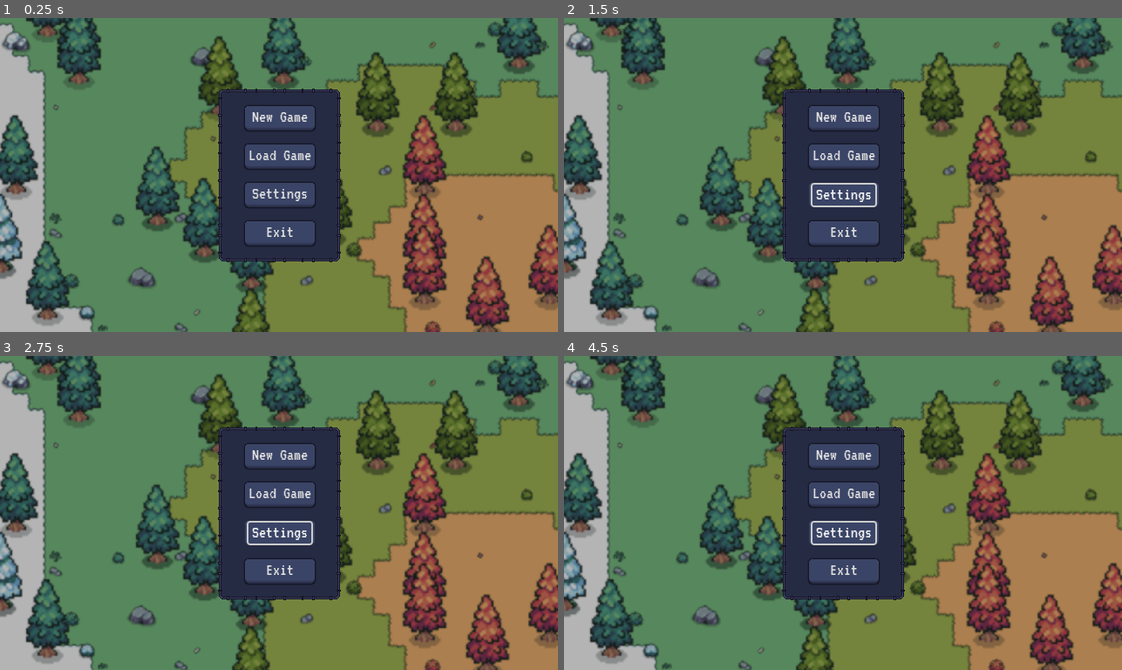
Above: before the commit, frames 1-4 (two rows, left to right).
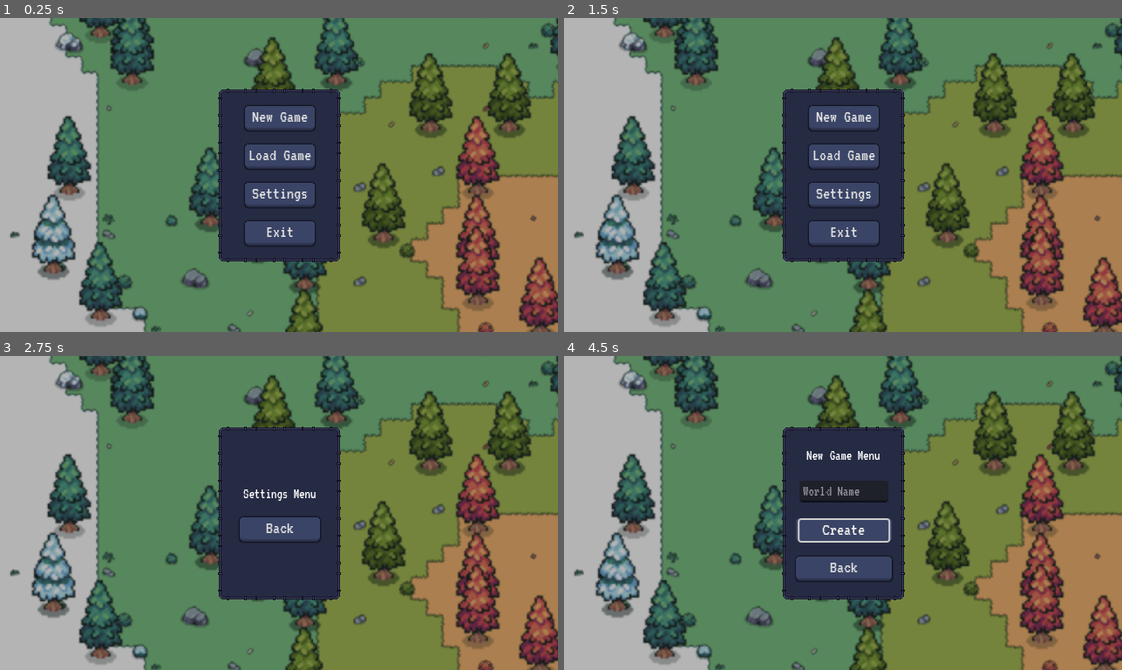
Above: after the commit, the same moments.

Repository: Malekitos/escape-protocol
Game: Godot game, scene res://Scenes/Menu_Scenes/menu.tscn
The game is run twice, just before and just after one commit, with the same random seed, the same clock (stepped at 60 frames per second) and the same inputs. Before the commit the project starts from res://Scenes/menu.tscn.
Inputs (mouse positions are in pixels of both pictures, inside the frame that each line leads up to):
- Up to frame 1 (0.25 s): no input
- Up to frame 2 (1.5 s): click "Load Game" at 0.5 s; click (843, 190) at 1.25 s, where only the run after the commit has a clickable "Back"
- Up to frame 3 (2.75 s): click "Settings" at 2 s
- Up to frame 4 (4.5 s): click (843, 528) at 2.75 s, where only the run after the commit has a clickable "Back"; click "New Game" at 3.5 s; click (843, 528) at 4.25 s, where only the run after the commit has a clickable "Create"

The runs differ from the first frame. In frame 1, 48% of the frame differs, in the area x 0-100%, y 0-100%; in frame 2, 49%; in frame 3, 52%; in frame 4, 52%.

Commit message:
Menu update

Diff:
--- a/Scenes/menu.tscn
+++ b/Scenes/Menu_Scenes/load_game.tscn
@@ -1,22 +1,23 @@
-[gd_scene load_steps=7 format=3 uid="uid://cknrdqeb7yg87"]
+[gd_scene load_steps=8 format=3 uid="uid://ddwo8jqlws8ga"]
 
-[ext_resource type="StyleBox" uid="uid://c84c3q25b2vo3" path="res://Themes/hover_button.tres" id="1_cayip"]
-[ext_resource type="Texture2D" uid="uid://b47wkg5ccxbtd" path="res://Assets/gui/GUI.png" id="1_lti8b"]
-[ext_resource type="StyleBox" uid="uid://blmm4ii14xlj" path="res://Themes/normal_button.tres" id="1_xhh6f"]
-[ext_resource type="Texture2D" uid="uid://crtr0l7r46qhp" path="res://Assets/game_menu_background.png" id="4_158mb"]
+[ext_resource type="StyleBox" uid="uid://c84c3q25b2vo3" path="res://Themes/hover_button.tres" id="1_wukkn"]
+[ext_resource type="StyleBox" uid="uid://blmm4ii14xlj" path="res://Themes/normal_button.tres" id="2_jxxqi"]
+[ext_resource type="Script" uid="uid://cufmprlaubn0u" path="res://Scripts/Menu/load_game.gd" id="3_jxxqi"]
+[ext_resource type="Texture2D" uid="uid://b47wkg5ccxbtd" path="res://Assets/gui/GUI.png" id="3_xvqev"]
+[ext_resource type="Texture2D" uid="uid://crtr0l7r46qhp" path="res://Assets/game_menu_background.png" id="4_rwqaf"]
 
 [sub_resource type="Theme" id="Theme_1rerr"]
 Button/font_sizes/font_size = 20
 Button/styles/focus = null
-Button/styles/hover = ExtResource("1_cayip")
-Button/styles/normal = ExtResource("1_xhh6f")
+Button/styles/hover = ExtResource("1_wukkn")
+Button/styles/normal = ExtResource("2_jxxqi")
 Button/styles/pressed = null
 
 [sub_resource type="AtlasTexture" id="AtlasTexture_1rerr"]
-atlas = ExtResource("1_lti8b")
+atlas = ExtResource("3_xvqev")
 region = Rect2(2, 34, 44, 44)
 
-[node name="menu" type="Control"]
+[node name="Load_game" type="Control"]
 layout_mode = 3
 anchors_preset = 15
 anchor_right = 1.0
@@ -24,6 +25,7 @@
 grow_horizontal = 2
 grow_vertical = 2
 theme = SubResource("Theme_1rerr")
+script = ExtResource("3_jxxqi")
 
 [node name="NinePatchRect" type="NinePatchRect" parent="."]
 layout_mode = 1
@@ -62,21 +64,14 @@
 theme_override_constants/separation = 20
 alignment = 1
 
-[node name="New Game" type="Button" parent="NinePatchRect/VBoxContainer"]
+[node name="Label" type="Label" parent="NinePatchRect/VBoxContainer"]
 layout_mode = 2
-text = "New Game"
+text = "Load Game Menu"
+horizontal_alignment = 1
 
-[node name="Load Game" type="Button" parent="NinePatchRect/VBoxContainer"]
+[node name="Back" type="Button" parent="NinePatchRect/VBoxContainer"]
 layout_mode = 2
-text = "Load Game"
-
-[node name="Settings" type="Button" parent="NinePatchRect/VBoxContainer"]
-layout_mode = 2
-text = "Settings"
-
-[node name="Exit" type="Button" parent="NinePatchRect/VBoxContainer"]
-layout_mode = 2
-text = "Exit
+text = "Back
 "
 
 [node name="TextureRect" type="TextureRect" parent="."]
@@ -89,12 +84,14 @@
 anchor_top = 0.5
 anchor_right = 0.5
 anchor_bottom = 0.5
-offset_left = -397.0
-offset_top = -196.0
-offset_right = 357.0
-offset_bottom = 228.0
+offset_left = -336.0
+offset_top = -195.0
+offset_right = 418.0
+offset_bottom = 229.0
 grow_horizontal = 2
 grow_vertical = 2
 mouse_filter = 2
-texture = ExtResource("4_158mb")
+texture = ExtResource("4_rwqaf")
 expand_mode = 2
+
+[connection signal="pressed" from="NinePatchRect/VBoxContainer/Back" to="." method="_on_back_pressed"]
--- /dev/null
+++ b/Scenes/Menu_Scenes/menu.tscn
@@ -0,0 +1,107 @@
+[gd_scene load_steps=8 format=3 uid="uid://cknrdqeb7yg87"]
+
+[ext_resource type="StyleBox" uid="uid://c84c3q25b2vo3" path="res://Themes/hover_button.tres" id="1_f0dyb"]
+[ext_resource type="StyleBox" uid="uid://blmm4ii14xlj" path="res://Themes/normal_button.tres" id="2_oax00"]
+[ext_resource type="Script" uid="uid://vuqev5o0nd44" path="res://Scripts/Menu/MenuScript.gd" id="3_glkuc"]
+[ext_resource type="Texture2D" uid="uid://b47wkg5ccxbtd" path="res://Assets/gui/GUI.png" id="4_rcs3q"]
+[ext_resource type="Texture2D" uid="uid://crtr0l7r46qhp" path="res://Assets/game_menu_background.png" id="5_jfa4h"]
+
+[sub_resource type="Theme" id="Theme_1rerr"]
+Button/font_sizes/font_size = 20
+Button/styles/focus = null
+Button/styles/hover = ExtResource("1_f0dyb")
+Button/styles/normal = ExtResource("2_oax00")
+Button/styles/pressed = null
+
+[sub_resource type="AtlasTexture" id="AtlasTexture_1rerr"]
+atlas = ExtResource("4_rcs3q")
+region = Rect2(2, 34, 44, 44)
+
+[node name="menu" type="Control"]
+layout_mode = 3
+anchors_preset = 15
+anchor_right = 1.0
+anchor_bottom = 1.0
+grow_horizontal = 2
+grow_vertical = 2
+theme = SubResource("Theme_1rerr")
+script = ExtResource("3_glkuc")
+
+[node name="NinePatchRect" type="NinePatchRect" parent="."]
+layout_mode = 1
+anchors_preset = 8
+anchor_left = 0.5
+anchor_top = 0.5
+anchor_right = 0.5
+anchor_bottom = 0.5
+offset_left = -70.5
+offset_top = -99.5
+offset_right = 70.5
+offset_bottom = 99.5
+grow_horizontal = 2
+grow_vertical = 2
+texture = SubResource("AtlasTexture_1rerr")
+patch_margin_left = 5
+patch_margin_top = 5
+patch_margin_right = 5
+patch_margin_bottom = 5
+axis_stretch_horizontal = 2
+axis_stretch_vertical = 2
+
+[node name="VBoxContainer" type="VBoxContainer" parent="NinePatchRect"]
+layout_mode = 1
+anchors_preset = 8
+anchor_left = 0.5
+anchor_top = 0.5
+anchor_right = 0.5
+anchor_bottom = 0.5
+offset_left = -20.0
+offset_top = -22.0
+offset_right = 20.0
+offset_bottom = 22.0
+grow_horizontal = 2
+grow_vertical = 2
+theme_override_constants/separation = 20
+alignment = 1
+
+[node name="New Game" type="Button" parent="NinePatchRect/VBoxContainer"]
+layout_mode = 2
+text = "New Game"
+
+[node name="Load Game" type="Button" parent="NinePatchRect/VBoxContainer"]
+layout_mode = 2
+text = "Load Game"
+
+[node name="Settings" type="Button" parent="NinePatchRect/VBoxContainer"]
+layout_mode = 2
+text = "Settings"
+
+[node name="Exit" type="Button" parent="NinePatchRect/VBoxContainer"]
+layout_mode = 2
+text = "Exit
+"
+
+[node name="TextureRect" type="TextureRect" parent="."]
+light_mask = 0
+z_index = -20
+z_as_relative = false
+layout_mode = 1
+anchors_preset = 8
+anchor_left = 0.5
+anchor_top = 0.5
+anchor_right = 0.5
+anchor_bottom = 0.5
+offset_left = -336.0
+offset_top = -195.0
+offset_right = 418.0
+offset_bottom = 229.0
+grow_horizontal = 2
+grow_vertical = 2
+mouse_filter = 2
+texture = ExtResource("5_jfa4h")
+expand_mode = 2
+
+[connection signal="pressed" from="NinePatchRect/VBoxContainer/New Game" to="." method="_on_new_game_pressed"]
+[connection signal="pressed" from="NinePatchRect/VBoxContainer/Load Game" to="." method="_on_load_game_pressed"]
+[connection signal="pressed" from="NinePatchRect/VBoxContainer/Settings" to="." method="_on_settings_pressed"]
+[connection signal="pressed" from="NinePatchRect/VBoxContainer/Exit" to="." method="_on_exit_pressed"]
--- /dev/null
+++ b/Scenes/Menu_Scenes/new_game.tscn
@@ -0,0 +1,110 @@
+[gd_scene load_steps=8 format=3 uid="uid://u8snkie0uuju"]
+
+[ext_resource type="StyleBox" uid="uid://c84c3q25b2vo3" path="res://Themes/hover_button.tres" id="1_cwbke"]
+[ext_resource type="StyleBox" uid="uid://blmm4ii14xlj" path="res://Themes/normal_button.tres" id="2_t5sdv"]
+[ext_resource type="Texture2D" uid="uid://b47wkg5ccxbtd" path="res://Assets/gui/GUI.png" id="3_617xh"]
+[ext_resource type="Script" uid="uid://cwokvpausidrl" path="res://Scripts/Menu/new_game.gd" id="3_t5sdv"]
+[ext_resource type="Texture2D" uid="uid://crtr0l7r46qhp" path="res://Assets/game_menu_background.png" id="4_b5mf2"]
+
+[sub_resource type="Theme" id="Theme_1rerr"]
+Button/font_sizes/font_size = 20
+Button/styles/focus = null
+Button/styles/hover = ExtResource("1_cwbke")
+Button/styles/normal = ExtResource("2_t5sdv")
+Button/styles/pressed = null
+
+[sub_resource type="AtlasTexture" id="AtlasTexture_1rerr"]
+atlas = ExtResource("3_617xh")
+region = Rect2(2, 34, 44, 44)
+
+[node name="New_game" type="Control"]
+layout_mode = 3
+anchors_preset = 15
+anchor_right = 1.0
+anchor_bottom = 1.0
+grow_horizontal = 2
+grow_vertical = 2
+theme = SubResource("Theme_1rerr")
+script = ExtResource("3_t5sdv")
+
+[node name="NinePatchRect" type="NinePatchRect" parent="."]
+layout_mode = 1
+anchors_preset = 8
+anchor_left = 0.5
+anchor_top = 0.5
+anchor_right = 0.5
+anchor_bottom = 0.5
+offset_left = -70.5
+offset_top = -99.5
+offset_right = 70.5
+offset_bottom = 99.5
+grow_horizontal = 2
+grow_vertical = 2
+texture = SubResource("AtlasTexture_1rerr")
+patch_margin_left = 5
+patch_margin_top = 5
+patch_margin_right = 5
+patch_margin_bottom = 5
+axis_stretch_horizontal = 2
+axis_stretch_vertical = 2
+
+[node name="MarginContainer" type="MarginContainer" parent="NinePatchRect"]
+layout_mode = 1
+anchors_preset = 14
+anchor_top = 0.5
+anchor_right = 1.0
+anchor_bottom = 0.5
+offset_top = -56.5
+offset_bottom = 56.5
+grow_horizontal = 2
+grow_vertical = 2
+scale = Vector2(1.00983, 1)
+theme_override_constants/margin_left = 20
+theme_override_constants/margin_right = 20
+
+[node name="VBoxContainer" type="VBoxContainer" parent="NinePatchRect/MarginContainer"]
+layout_mode = 2
+theme_override_constants/separation = 20
+alignment = 1
+
+[node name="Label" type="Label" parent="NinePatchRect/MarginContainer/VBoxContainer"]
+layout_mode = 2
+text = "New Game Menu"
+horizontal_alignment = 1
+vertical_alignment = 1
+
+[node name="LineEdit" type="LineEdit" parent="NinePatchRect/MarginContainer/VBoxContainer"]
+layout_mode = 2
+placeholder_text = "World Name"
+
+[node name="Create" type="Button" parent="NinePatchRect/MarginContainer/VBoxContainer"]
+layout_mode = 2
+text = "Create
+"
+
+[node name="Back" type="Button" parent="NinePatchRect/MarginContainer/VBoxContainer"]
+layout_mode = 2
+text = "Back
+"
+
+[node name="TextureRect" type="TextureRect" parent="."]
+light_mask = 0
+z_index = -20
+z_as_relative = false
+layout_mode = 1
+anchors_preset = 8
+anchor_left = 0.5
+anchor_top = 0.5
+anchor_right = 0.5
+anchor_bottom = 0.5
+offset_left = -336.0
+offset_top = -195.0
+offset_right = 418.0
+offset_bottom = 229.0
+grow_horizontal = 2
+grow_vertical = 2
+mouse_filter = 2
+texture = ExtResource("4_b5mf2")
+expand_mode = 2
+
+[connection signal="pressed" from="NinePatchRect/MarginContainer/VBoxContainer/Back" to="." method="_on_back_pressed"]
--- /dev/null
+++ b/Scenes/Menu_Scenes/settings.tscn
@@ -0,0 +1,97 @@
+[gd_scene load_steps=8 format=3 uid="uid://qyjtv61leavu"]
+
+[ext_resource type="StyleBox" uid="uid://c84c3q25b2vo3" path="res://Themes/hover_button.tres" id="1_jbbcl"]
+[ext_resource type="StyleBox" uid="uid://blmm4ii14xlj" path="res://Themes/normal_button.tres" id="2_g55ac"]
+[ext_resource type="Script" uid="uid://4j0ftvv0s2ly" path="res://Scripts/Menu/settings.gd" id="3_jbbcl"]
+[ext_resource type="Texture2D" uid="uid://b47wkg5ccxbtd" path="res://Assets/gui/GUI.png" id="4_54e1n"]
+[ext_resource type="Texture2D" uid="uid://crtr0l7r46qhp" path="res://Assets/game_menu_background.png" id="5_n5eio"]
+
+[sub_resource type="Theme" id="Theme_1rerr"]
+Button/font_sizes/font_size = 20
+Button/styles/focus = null
+Button/styles/hover = ExtResource("1_jbbcl")
+Button/styles/normal = ExtResource("2_g55ac")
+Button/styles/pressed = null
+
+[sub_resource type="AtlasTexture" id="AtlasTexture_1rerr"]
+atlas = ExtResource("4_54e1n")
+region = Rect2(2, 34, 44, 44)
+
+[node name="Settings" type="Control"]
+layout_mode = 3
+anchors_preset = 15
+anchor_right = 1.0
+anchor_bottom = 1.0
+grow_horizontal = 2
+grow_vertical = 2
+theme = SubResource("Theme_1rerr")
+script = ExtResource("3_jbbcl")
+
+[node name="NinePatchRect" type="NinePatchRect" parent="."]
+layout_mode = 1
+anchors_preset = 8
+anchor_left = 0.5
+anchor_top = 0.5
+anchor_right = 0.5
+anchor_bottom = 0.5
+offset_left = -70.5
+offset_top = -99.5
+offset_right = 70.5
+offset_bottom = 99.5
+grow_horizontal = 2
+grow_vertical = 2
+texture = SubResource("AtlasTexture_1rerr")
+patch_margin_left = 5
+patch_margin_top = 5
+patch_margin_right = 5
+patch_margin_bottom = 5
+axis_stretch_horizontal = 2
+axis_stretch_vertical = 2
+
+[node name="VBoxContainer" type="VBoxContainer" parent="NinePatchRect"]
+layout_mode = 1
+anchors_preset = 8
+anchor_left = 0.5
+anchor_top = 0.5
+anchor_right = 0.5
+anchor_bottom = 0.5
+offset_left = -20.0
+offset_top = -22.0
+offset_right = 20.0
+offset_bottom = 22.0
+grow_horizontal = 2
+grow_vertical = 2
+theme_override_constants/separation = 20
+alignment = 1
+
+[node name="Label" type="Label" parent="NinePatchRect/VBoxContainer"]
+layout_mode = 2
+text = "Settings Menu"
+horizontal_alignment = 1
+
+[node name="Back" type="Button" parent="NinePatchRect/VBoxContainer"]
+layout_mode = 2
+text = "Back
+"
+
+[node name="TextureRect" type="TextureRect" parent="."]
+light_mask = 0
+z_index = -20
+z_as_relative = false
+layout_mode = 1
+anchors_preset = 8
+anchor_left = 0.5
+anchor_top = 0.5
+anchor_right = 0.5
+anchor_bottom = 0.5
+offset_left = -336.0
+offset_top = -195.0
+offset_right = 418.0
+offset_bottom = 229.0
+grow_horizontal = 2
+grow_vertical = 2
+mouse_filter = 2
+texture = ExtResource("5_n5eio")
+expand_mode = 2
+
+[connection signal="pressed" from="NinePatchRect/VBoxContainer/Back" to="." method="_on_back_pressed"]
--- /dev/null
+++ b/Scripts/Menu/MenuScript.gd
@@ -0,0 +1,17 @@
+extends Control
+
+
+func _on_exit_pressed() -> void:
+	get_tree().quit()
+
+
+func _on_settings_pressed() -> void:
+	get_tree().change_scene_to_file("res://Scenes/Menu_Scenes/settings.tscn")
+
+
+func _on_load_game_pressed() -> void:
+	get_tree().change_scene_to_file("res://Scenes/Menu_Scenes/load_game.tscn")
+
+
+func _on_new_game_pressed() -> void:
+	get_tree().change_scene_to_file("res://Scenes/Menu_Scenes/new_game.tscn")
--- /dev/null
+++ b/Scripts/Menu/load_game.gd
@@ -0,0 +1,5 @@
+extends Control
+
+
+func _on_back_pressed() -> void:
+	get_tree().change_scene_to_file("res://Scenes/Menu_Scenes/menu.tscn")
--- /dev/null
+++ b/Scripts/Menu/new_game.gd
@@ -0,0 +1,5 @@
+extends Control
+
+
+func _on_back_pressed() -> void:
+	get_tree().change_scene_to_file("res://Scenes/Menu_Scenes/menu.tscn")
--- /dev/null
+++ b/Scripts/Menu/settings.gd
@@ -0,0 +1,5 @@
+extends Control
+
+
+func _on_back_pressed() -> void:
+	get_tree().change_scene_to_file("res://Scenes/Menu_Scenes/menu.tscn")
Not shown, added: Scripts/Menu/MenuScript.gd.uid
Not shown, added: Scripts/Menu/load_game.gd.uid
Not shown, added: Scripts/Menu/new_game.gd.uid
Not shown, added: Scripts/Menu/settings.gd.uid
